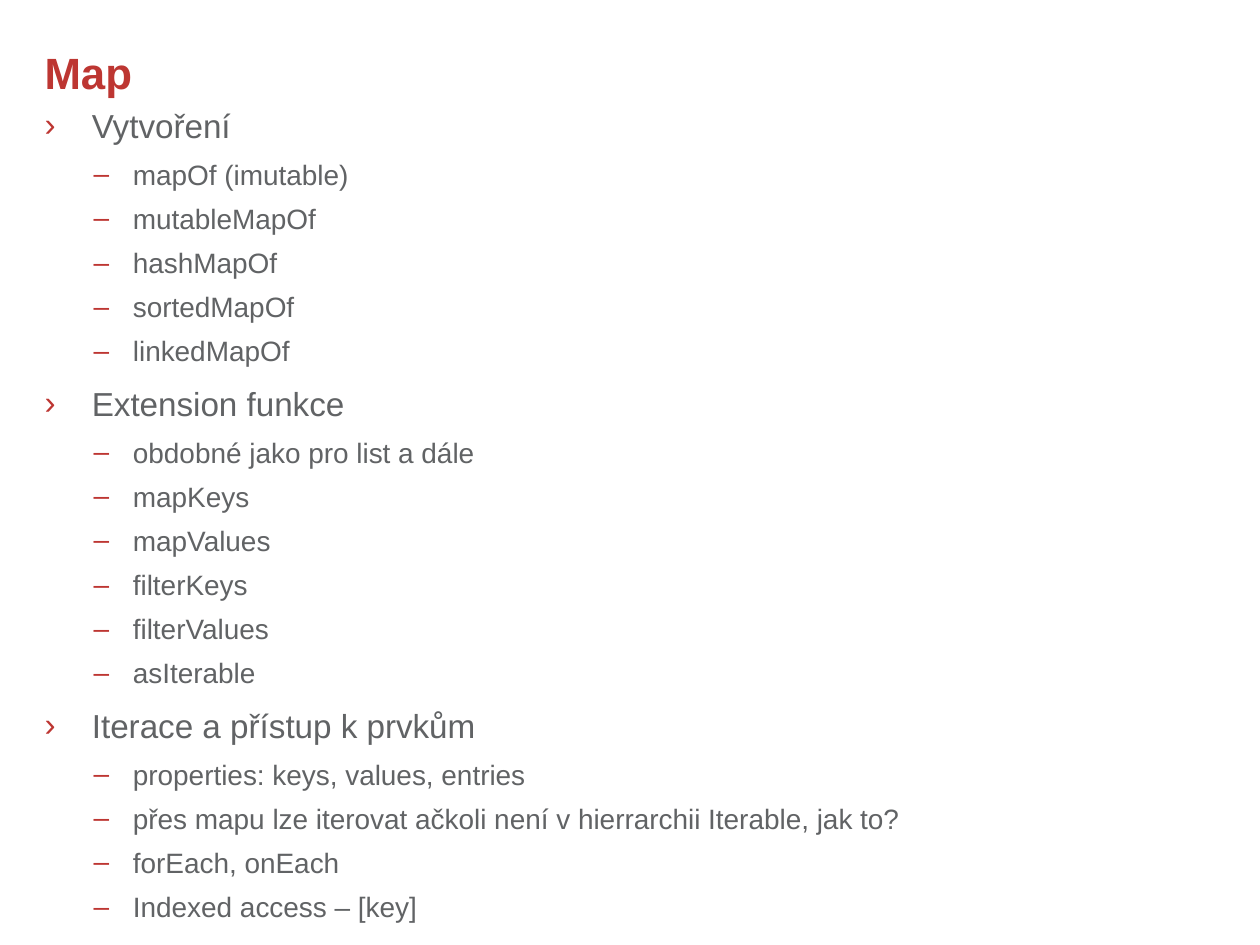
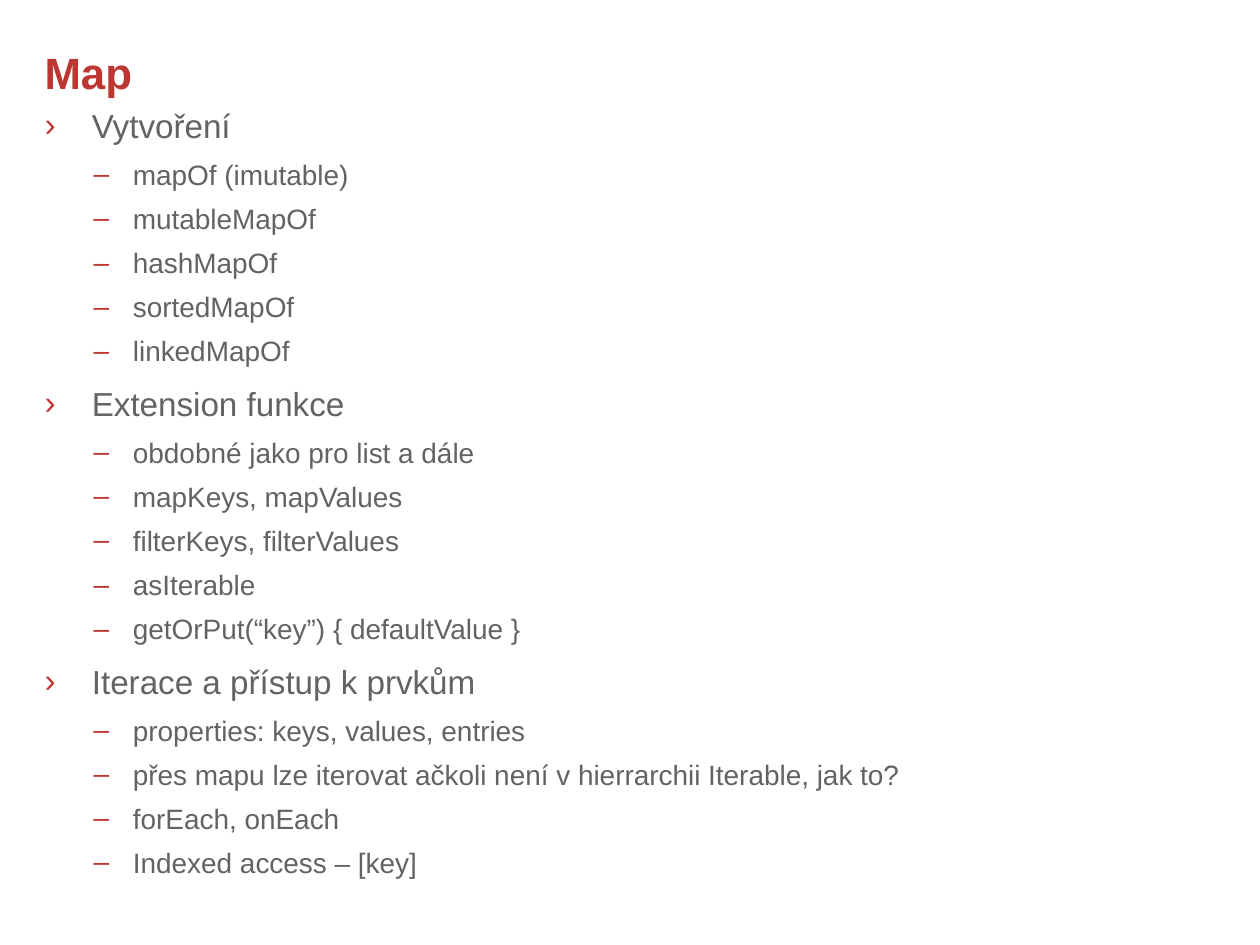
Before and after one commit to rokusjar/KotlinSkoleni, a slide deck: slide 7 of slides/Kotlin - 3. Collections.pptx. Drawn at 1260x945 pixels with LibreOffice and Linux fonts; fonts in the diff are those of the drawing; background and template pictures are left out. Boxes give left, top, right and bottom in pixels: in the first picture for what was removed or moved away, otherwise in the second. Text is boxed around its words. In the diff, an @@ line names an element or a change of style, - is before the commit and + after.

```diff
--- a/slides/Kotlin - 3. Collections.pptx
+++ b/slides/Kotlin - 3. Collections.pptx
@@ text at (x1=133, y1=486, x2=403, y2=556): text changed @@
-  – mapKeys
-  – mapValues
-  – filterKeys
-  – filterValues
+  – mapKeys, mapValues
+  – filterKeys, filterValues
@@ text at (x1=133, y1=618, x2=503, y2=644): paragraph added @@
+  – getOrPut(“key”) { defaultValue }
```
Also in this commit, not shown: 1 other slide changed, 1 other file.
